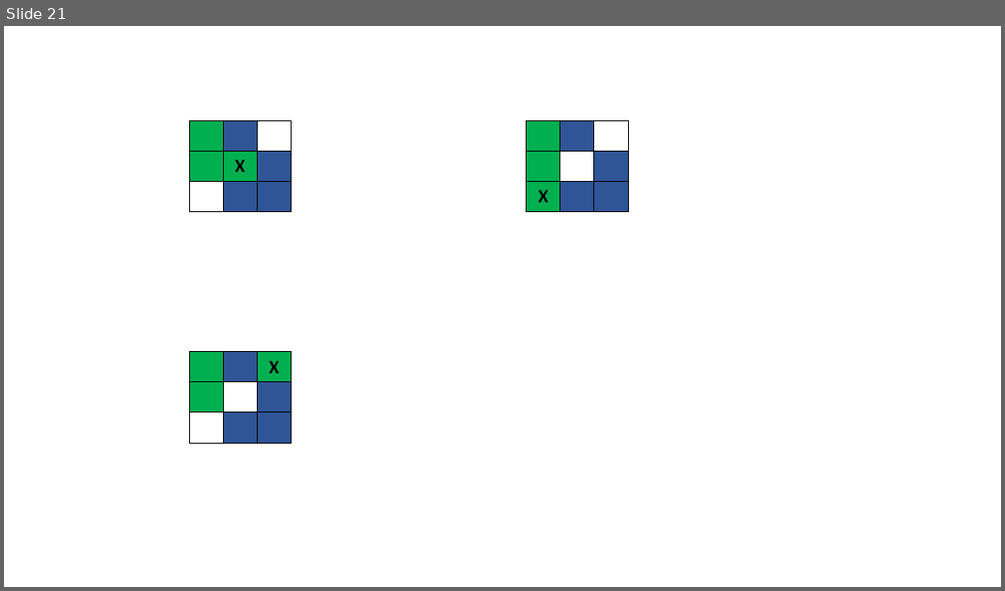
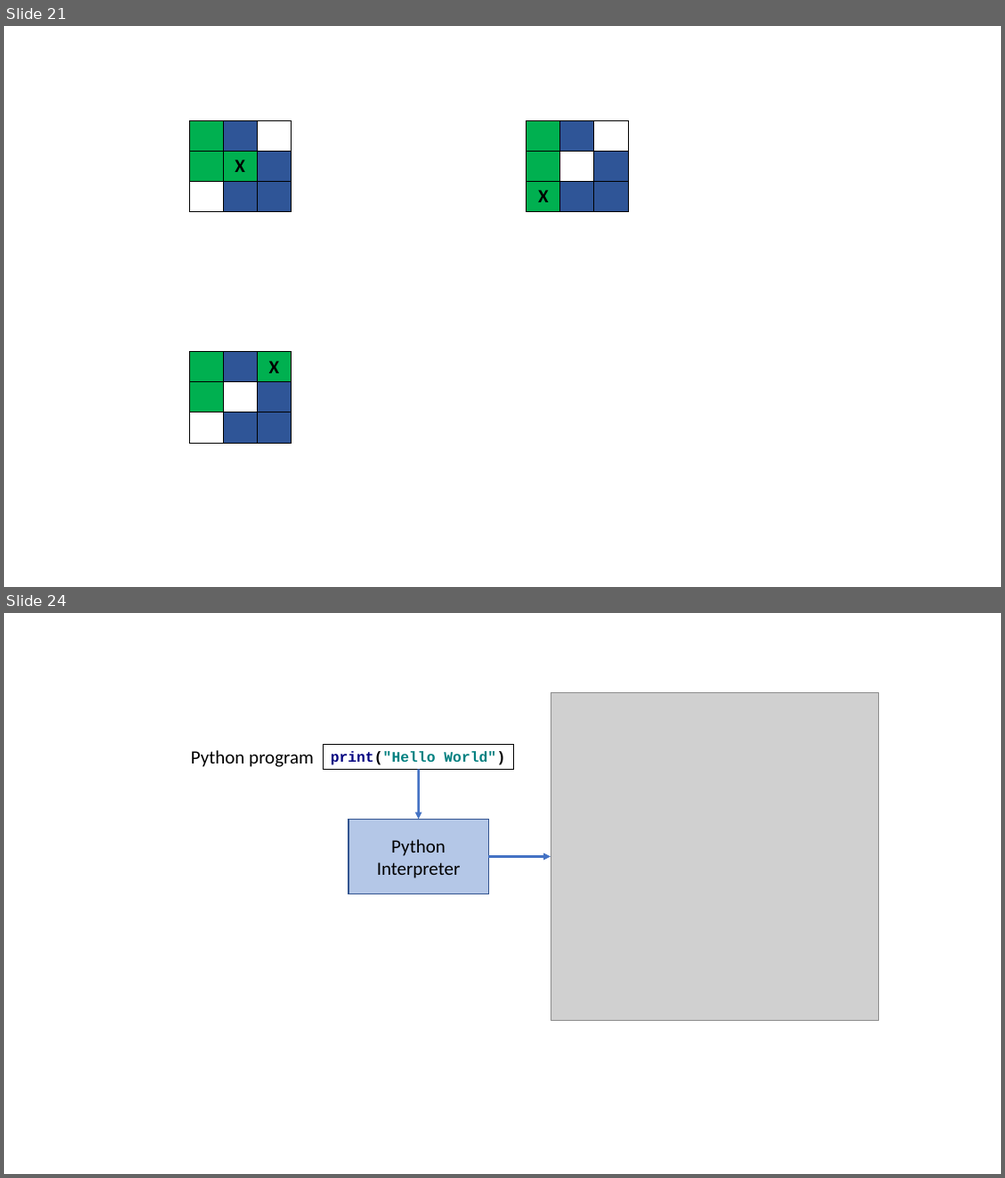
Before and after one commit to edharcourt/CS140, a slide deck: images/pygame_rect_window.pptx. Shown one above the other, each under a label of ours: slide 21 before the commit, slides 21 and 24 after it; the slides between them are not shown. The pictures are 1005x591 and 1005x1178 pixels, drawn with LibreOffice and Linux fonts; fonts in the diff are those of the drawing; grey boxes stand for pictures. Boxes give left, top, right and bottom in pixels: in the first picture for what was removed or moved away, otherwise in the second. Text is boxed around its words. In the diff, an @@ line names an element or a change of style, - is before the commit and + after.

```diff
--- a/images/pygame_rect_window.pptx
+++ b/images/pygame_rect_window.pptx
@@ slide 24 added at (4, 613, 1001, 1174), background #FFFFFF @@
@@ picture added at (550, 692, 878, 1020) @@
@@ rectangle added at (324, 744, 514, 770), outline #000000 0.75 pt, 14 pt, text #008080, bold @@
+print("Hello World")
@@ text added at (191, 750, 314, 767), 18 pt, text #000000 @@
+Python program
@@ arrow added from (418, 770) to (418, 819), #4472C4 2.25 pt @@
@@ rectangle added at (348, 819, 488, 894), fill #B4C7E7, outline #325491 1 pt, 18 pt, text #000000 @@
+Python Interpreter
@@ arrow added from (488, 857) to (550, 857), #4472C4 2.25 pt @@
```
Also in this commit, not shown: 2 other slides added, 7 other files.
